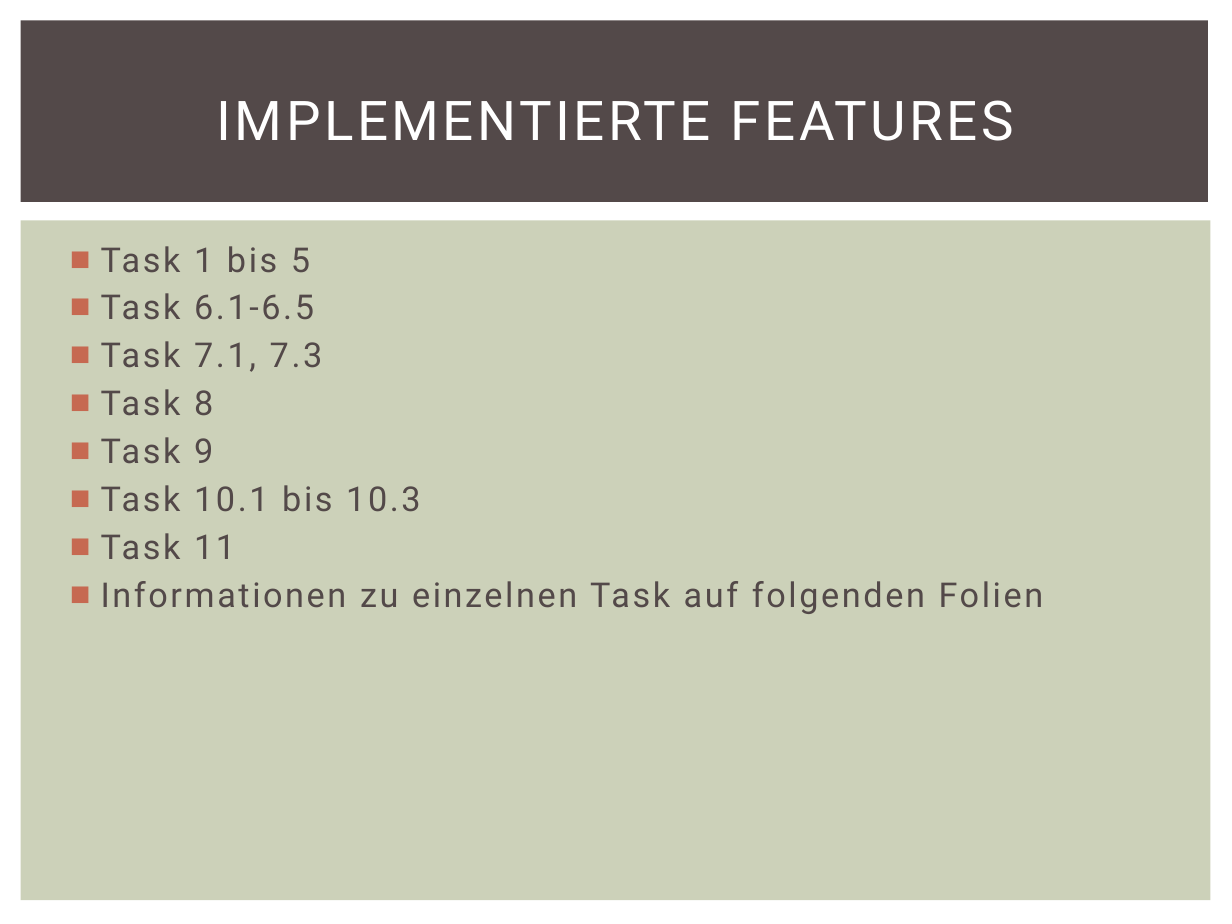
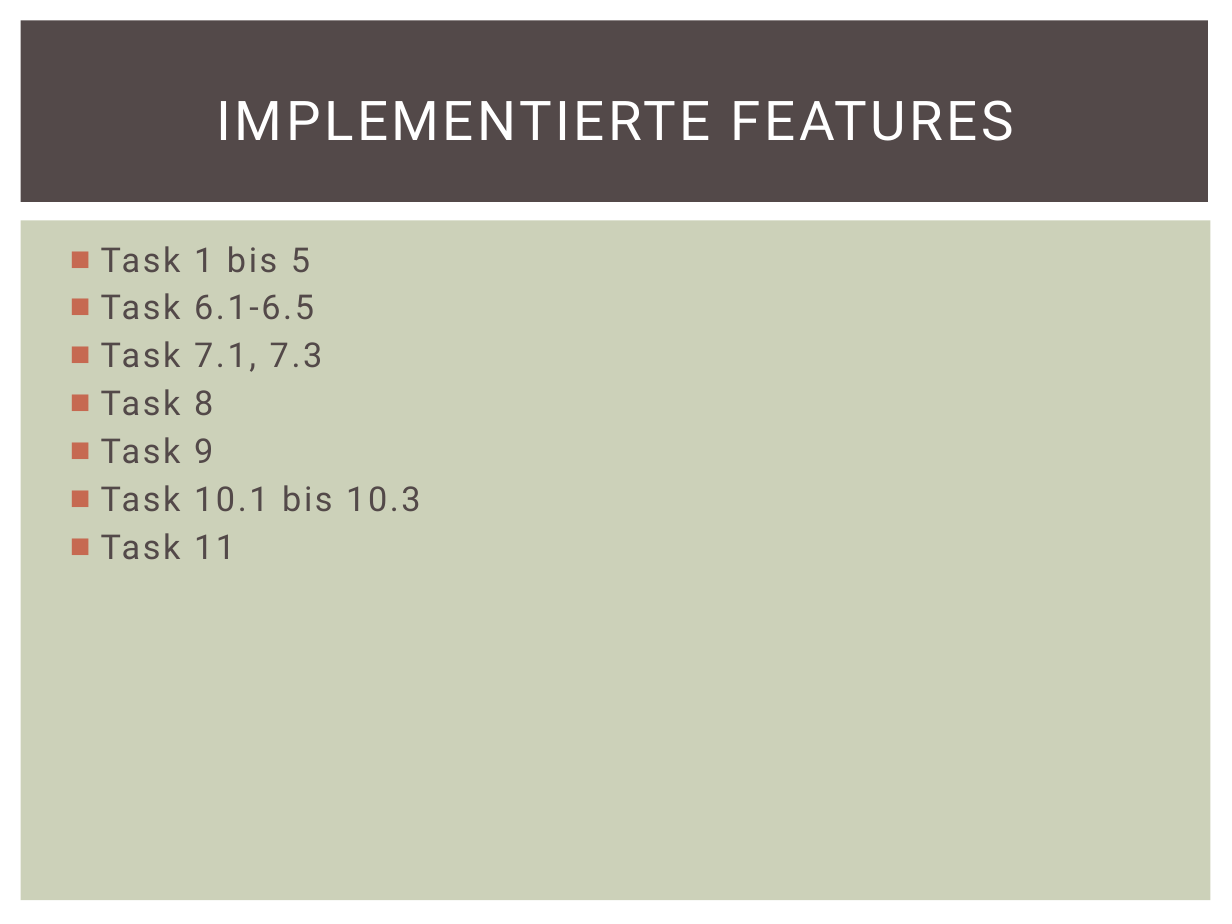
Before and after one commit to menzs2/ch.bfh.bti7054.w2013.q.menzs2, a slide deck: slide 3 of docs/Slides.pptx. Drawn at 1232x924 pixels with LibreOffice and Linux fonts; fonts in the diff are those of the drawing. Boxes give left, top, right and bottom in pixels: in the first picture for what was removed or moved away, otherwise in the second. Text is boxed around its words. In the diff, an @@ line names an element or a change of style, - is before the commit and + after.

```diff
--- a/docs/Slides.pptx
+++ b/docs/Slides.pptx
@@ text at (101, 581, 1044, 614): paragraph removed @@
-■ Informationen zu einzelnen Task auf folgenden Folien
```
Also in this commit, not shown: 2 other slides changed, 6 other files.
